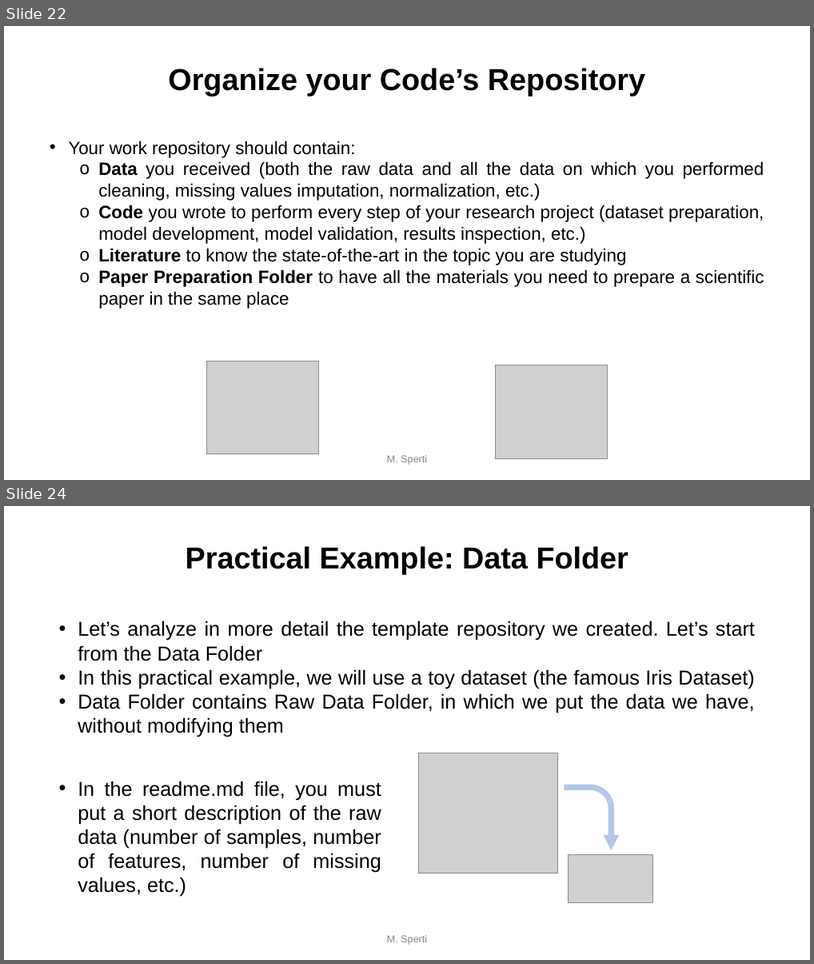
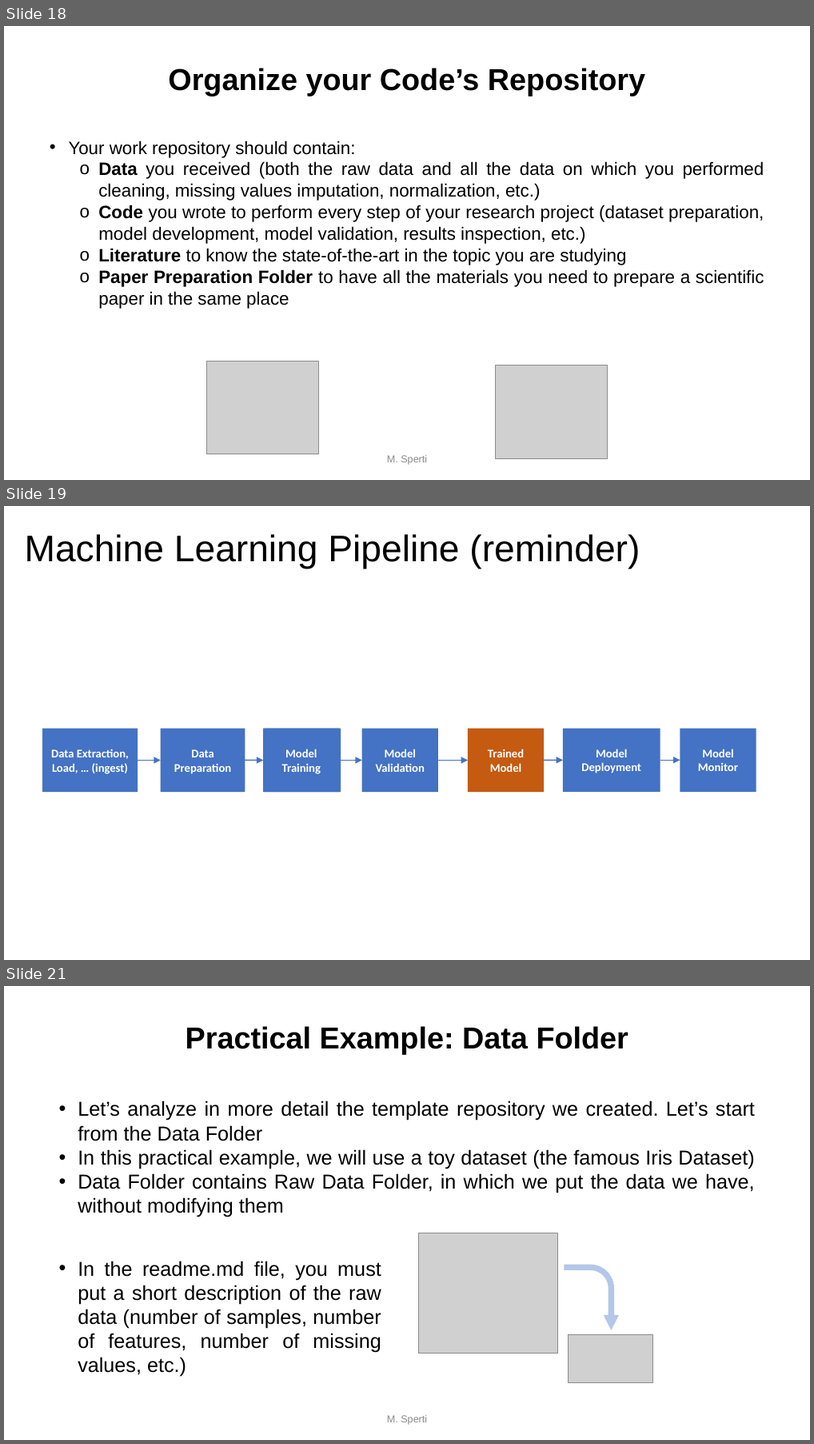
Before and after one commit to toelt-llc/MSCA-ITN-PARENT, a slide deck: DETERMINED2022/Python and scikit-learn/DETERMINED2022-toelt-Introduction Python and Scikit-learn.pptx. Shown one above the other, each under a label of ours: slides 22 and 24 before the commit, slides 18, 19 and 21 after it; the slides between them are not shown. The pictures are 814x964 and 814x1444 pixels, drawn with LibreOffice and Linux fonts; fonts in the diff are those of the drawing; grey boxes stand for pictures; background and template pictures are left out. Boxes give left, top, right and bottom in pixels: in the first picture for what was removed or moved away, otherwise in the second. Text is boxed around its words. In the diff, an @@ line names an element or a change of style, - is before the commit and + after.

```diff
--- a/DETERMINED2022/Python and scikit-learn/DETERMINED2022-toelt-Introduction Python and Scikit-learn.pptx
+++ b/DETERMINED2022/Python and scikit-learn/DETERMINED2022-toelt-Introduction Python and Scikit-learn.pptx
@@ slide 19 added at [4,506,810,960], background #FFFFFF @@
@@ title added at [25,534,640,569], 33 pt, text #000000 @@
+Machine Learning Pipeline (reminder)
@@ rectangle added at [42,728,138,792], fill #4472C4, 10.5 pt, text #FFFFFF, bold @@
+Data Extraction, Load, … (ingest)
@@ rectangle added at [161,728,245,792], fill #4472C4, 10.5 pt, text #FFFFFF, bold @@
+Data Preparation
@@ rectangle added at [264,728,339,792], fill #4472C4, 10.5 pt, text #FFFFFF, bold @@
+Model Training
@@ rectangle added at [265,728,340,792], fill #4472C4, 10.5 pt, text #FFFFFF, bold @@
+Model Training
@@ rectangle added at [362,728,438,792], fill #4472C4, 10.5 pt, text #FFFFFF, bold @@
+Model Validation
@@ rectangle added at [468,728,543,792], fill #C55A11, 10.5 pt, text #FFFFFF, bold @@
+Trained Model
@@ rectangle added at [563,728,661,792], fill #4472C4, 10.5 pt, text #FFFFFF, bold @@
+Model Deployment
@@ rectangle added at [681,728,756,792], fill #4472C4, 10.5 pt, text #FFFFFF, bold @@
+Model Monitor
@@ arrow added from (138, 760) to (161, 760), #4472C4 1 pt @@
@@ arrow added from (234, 760) to (264, 760), #4472C4 1 pt @@
@@ arrow added from (339, 760) to (362, 760), #4472C4 1 pt @@
@@ arrow added from (438, 760) to (468, 760), #4472C4 1 pt @@
@@ arrow added from (544, 760) to (563, 760), #4472C4 1 pt @@
@@ arrow added from (661, 760) to (681, 760), #4472C4 1 pt @@
@@ what was slide 22 is now slide 18 @@
@@ what was slide 24 is now slide 21 @@
```
Also in this commit, not shown: 4 slides changed, 1 other slide added, 5 slides removed, 1 other file.
